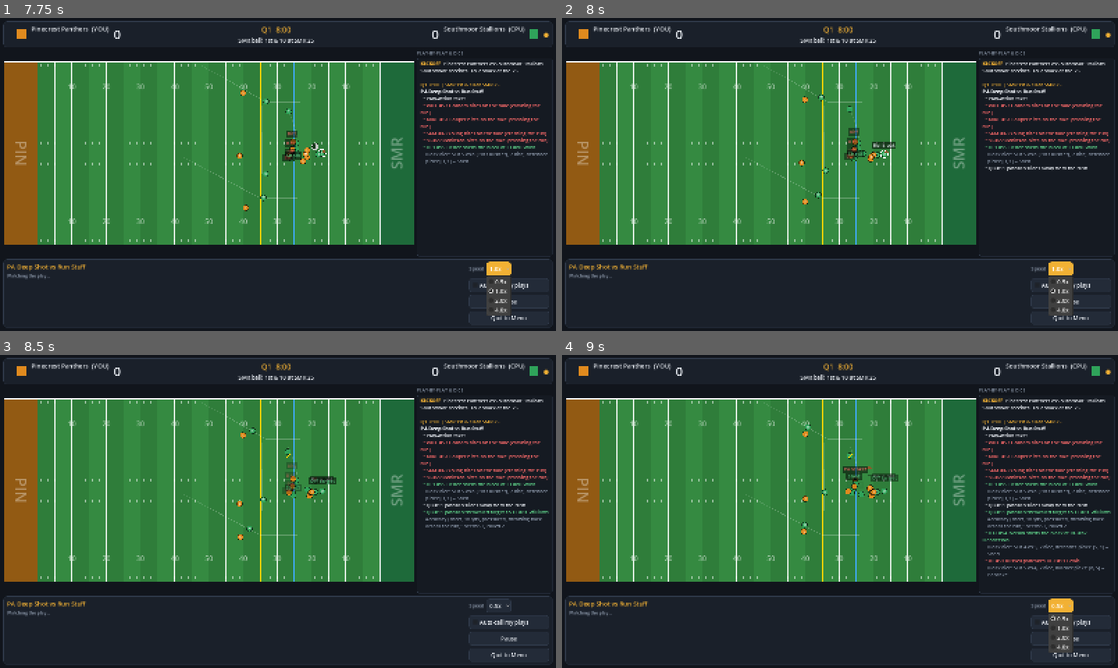
Above: before the commit, frames 1-4 (two rows, left to right).
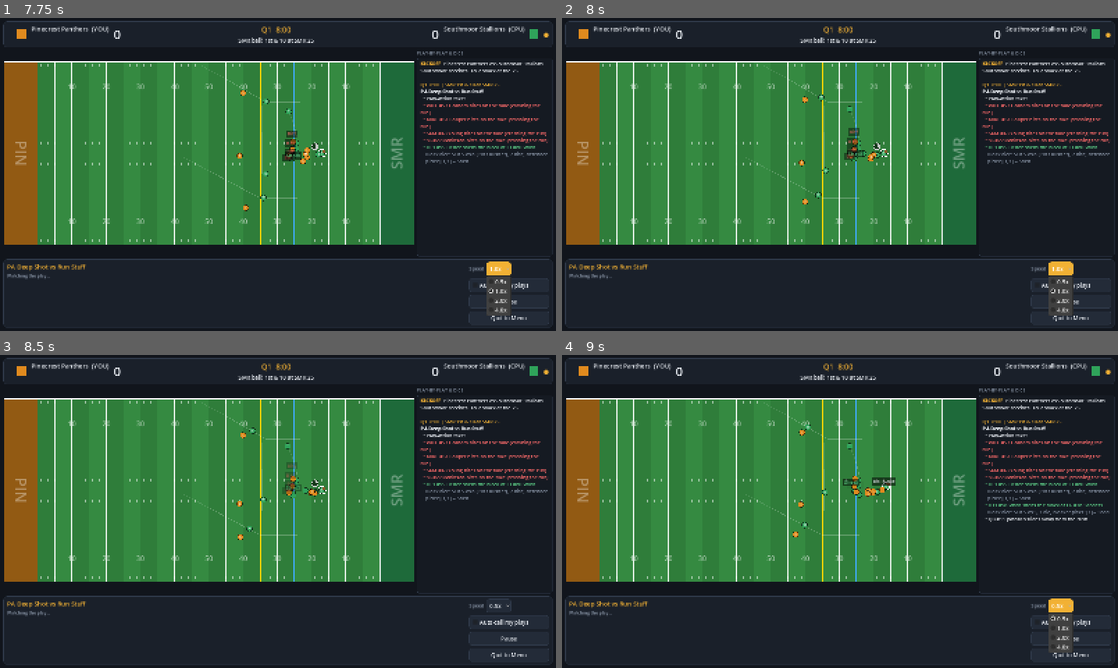
Above: after the commit, the same moments.

Repository: kylebess9/CollegeFootballGame
Game: Godot game, scene res://scenes/main.tscn
Same seed, same stepped clock (60 frames per second), same inputs: the game is played once before the commit and once after it.
Inputs:
- Up to frame 1 (7.75 s): click "New Random Teams" at 0.5 s; click "New Random Teams" at 1.25 s; click "8 minutes" at 2 s; click "Debug Mode" at 2.75 s; click "KICK OFF" at 3.5 s; click "4-3" at 4.25 s; click "< Formations" at 5 s; click "4-3 Box" at 5.75 s; click "Run Stuff" at 6.5 s; click "1.0x" at 7.25 s
- Up to frame 2 (8 s): no input
- Up to frame 3 (8.5 s): click "Auto-call my plays" at 8 s
- Up to frame 4 (9 s): click "0.5x" at 8.75 s

Frame 1 is identical in both runs. In frame 2, 0.3% of the frame differs, in the area x 55-95%, y 39-49%; in frame 3, 0.7%; in frame 4, 1.8%, in the area x 41-99%, y 23-71%.

Commit message:
Rate-limit the QB's threat check and make a rollout commit
QB_THREAT_CHECK_INTERVAL (0.6s) is how often he assesses the rush; between
looks he reads normally and acts on what he last saw. ROLLOUT_READ_DELAY
(1.2s) is how long a scrambling QB runs heads-down: no read, no read clock
and no throw until he's clear, so a rollout is a commitment.

Co-Authored-By: Claude Opus 5 <noreply@anthropic.com>
Claude-Session: https://claude.ai/code/session_01LF3PxMFWrWaf8n8UppCg3o

Diff:
--- a/scripts/sim/play_sim.gd
+++ b/scripts/sim/play_sim.gd
@@ -42,6 +42,8 @@
 const OPEN_THRESHOLD := 1.8
 const MIN_SCRAMBLE_SPEED := 3 # a QB with at least this Speed is a playmaker: he rolls out of a threatened pocket. Slower ones stand and throw
 const THREAT_RANGE := 3.5     # a free rusher this close has the QB's attention (before he's actually pressured)
+const QB_THREAT_CHECK_INTERVAL := 0.6 # interval in which the QB assesses potential rushing threats
+const ROLLOUT_READ_DELAY := 1.2 # initial delay before a scrambling QB will look downfield: no throws or reads until then
 const ROLLOUT_MIN_TIME := 0.7 # ...but not before the line has had a moment to engage
 const PANIC_OPEN_BASE := -0.6 # a threatened pocket QB throws to anyone with at least this much room, plus...
 const PANIC_OPEN_PER_SPD := 0.3 # ...this per point of Speed, so the slowest panic the most
@@ -107,7 +109,10 @@
 var read_timer := 0.0
 var read_time := 0.0 # how long the current read lasts in all (read_timer counts it down)
 var read_noise := 0.0
-var under_pressure := false
+var under_pressure := false # the rush was on him as of his last threat check
+var threat_dist := INF      # how far off the nearest free rusher was at that check
+var threat_checked_at := -99.0
+var rollout_reading := false # a rolling QB has waited out ROLLOUT_READ_DELAY and is looking again
 var handed_off := false
 var run_side := 1
 var run_side_fixed := false # true when the RB lines up off to one side, so he always goes that way
@@ -578,22 +583,27 @@
 # ---------------------------------------------------------------- QB decisions
 
 func _qb_decide() -> void:
-	var threat := _nearest_free_opponent(qb)
-	var threat_dist: float = INF if threat == null else threat.pos.distance_to(qb.pos)
-	under_pressure = threat_dist < 1.3 + 0.3 * qb.r("awr")
+	# He only looks at the rush every QB_THREAT_CHECK_INTERVAL, and acts on what he saw then.
+	var checking := t >= threat_checked_at + QB_THREAT_CHECK_INTERVAL
+	if checking:
+		threat_checked_at = t
+		var threat := _nearest_free_opponent(qb)
+		threat_dist = INF if threat == null else threat.pos.distance_to(qb.pos)
+		under_pressure = threat_dist < 1.3 + 0.3 * qb.r("awr")
+	var threatened := checking and threat_dist < THREAT_RANGE and t >= ROLLOUT_MIN_TIME
 
 	if qb_state == "drop":
 		if qb.pos.distance_to(qb_set) < 0.4 and t >= pass_play.read_start:
 			qb_state = "read"
 			_start_read(0)
-		elif threat_dist >= THREAT_RANGE or t < ROLLOUT_MIN_TIME:
+		elif not threatened:
 			return
 
 	var reads := pass_play.reads
 	if qb_state == "rollout":
 		_rollout_decide()
 		return
-	if threat_dist < THREAT_RANGE and t >= ROLLOUT_MIN_TIME:
+	if threatened:
 		if qb.r("spd") >= MIN_SCRAMBLE_SPEED:
 			# A playmaker gets off the spot and looks for a play on the move.
 			_start_rollout(_rollout_side())
@@ -649,13 +659,19 @@
 	return ROLLOUT_OPEN_BASE + ROLLOUT_OPEN_PER_SPD * float(qb.r("spd") - MIN_SCRAMBLE_SPEED)
 
 
-## The playmaking QB on the move with the ball, still reading. He throws only into real room
-## (_rollout_open), since a throw back across his run costs speed and accuracy. Once he's out of
-## the pocket with nothing like that open, he tucks it and runs if there's a lane. Cornered, he
-## takes whatever is there, or throws it away.
+## The playmaking QB on the move with the ball. He committed to getting out, so for the first
+## ROLLOUT_READ_DELAY he just runs: no looking downfield, no throw. After that he throws only into
+## real room (_rollout_open), since a throw back across his run costs speed and accuracy. Once he's
+## out of the pocket with nothing like that open, he tucks it and runs if there's a lane. Cornered,
+## he takes whatever is there, or throws it away.
 func _rollout_decide() -> void:
 	if roll_out_at < 0.0 and absf(qb.pos.y - ball_y) > POCKET_HALF_WIDTH:
 		roll_out_at = t
+	if t < roll_started + ROLLOUT_READ_DELAY:
+		return
+	if not rollout_reading:
+		rollout_reading = true
+		_start_read(0)
 	var out := roll_out_at >= 0.0
 	var near_sideline := qb.pos.y < SIDELINE_ROOM or qb.pos.y > FIELD_W - SIDELINE_ROOM
 	var best := _best_option()
@@ -710,9 +726,9 @@
 		roll_dir = Vector2(minf(away.x, 0.0) * 0.6, side).normalized()
 	roll_out_at = -1.0
 	roll_started = t
+	rollout_reading = false
 	qb.job = "rollout"
 	_log("%s slides away from the rush" % qb.tag(), qb.pos, -1, "", "Rolls out")
-	_start_read(0)
 
 
 func _start_read(i: int) -> void:
@@ -732,6 +748,8 @@
 func current_read() -> SimActor:
 	if pass_play == null or not qb_state in ["read", "rollout"] or done:
 		return null
+	if qb_state == "rollout" and not rollout_reading:
+		return null # heads down, getting out of the pocket
 	return slots.get("O:" + pass_play.reads[read_index])
 
 
@@ -744,6 +762,8 @@
 	if qb_state == "drop":
 		var left := 0.0 if pass_play.read_start <= 0.0 else clampf(1.0 - t / pass_play.read_start, 0.0, 1.0)
 		return {"phase": "drop", "left": left}
+	if qb_state == "rollout" and not rollout_reading:
+		return {}
 	if qb_state in ["read", "rollout"]:
 		return {"phase": "read", "left": clampf(read_timer / maxf(read_time, 0.01), 0.0, 1.0)}
 	return {}
--- a/tests/pass_speed_check.gd
+++ b/tests/pass_speed_check.gd
@@ -23,7 +23,7 @@
 	var b := gen.make_team(1, Color.RED)
 	var pb := Playbook.make_default()
 	var qb: FootballPlayer = a.depth_chart()["QB"]
-	qb.ratings["spd"] = PlaySim.MIN_SCRAMBLE_SPEED # slower QBs throw a pressured pass away instead
+	qb.ratings["spd"] = 1 # a pocket QB stands in and throws pressured passes; a faster one rolls out
 
 	var weak := {}
 	var strong := {}
--- a/tests/scramble_check.gd
+++ b/tests/scramble_check.gd
@@ -5,6 +5,8 @@
 ##   within PlaySim.THREAT_RANGE, and never drifts up toward the line while doing it,
 ## - a slower QB never leaves the spot and never tucks and runs: he stands in and takes a tighter
 ##   window (_panic_open, under OPEN_THRESHOLD) or throws it away,
+## - he assesses the rush only every PlaySim.QB_THREAT_CHECK_INTERVAL,
+## - he runs heads-down for PlaySim.ROLLOUT_READ_DELAY after committing: no read, no clock, no throw,
 ## - a rolling QB wants more room than OPEN_THRESHOLD before he throws, and tucks it and runs out
 ##   of the pocket when nobody has that much,
 ## - a rolling QB keeps reading, and ends it with a throw, a tuck-and-run or a throw-away,
@@ -38,6 +40,8 @@
 	var slow_runs := 0
 	var fast_runs := 0
 	var rolled_unpressured := 0
+	var blind_breaks := 0
+	var check_gap_breaks := 0
 	var ends := {}
 	var with_run := 0
 	var rolled_sacks := 0
@@ -54,9 +58,22 @@
 				var roll_x := 0.0
 				var ran := false
 				var guard := 0
+				var roll_at := -1.0
+				var last_check := -99.0
 				while not sim.done and guard < 900:
 					sim.step()
 					guard += 1
+					if sim.threat_checked_at > last_check:
+						if last_check > -90.0 and sim.threat_checked_at - last_check < PlaySim.QB_THREAT_CHECK_INTERVAL - 0.001:
+							check_gap_breaks += 1
+						last_check = sim.threat_checked_at
+					if sim.qb_state == "rollout" and roll_at < 0.0:
+						roll_at = sim.t
+					if roll_at >= 0.0 and sim.t < roll_at + PlaySim.ROLLOUT_READ_DELAY:
+						# Heads down: no read, no clock, and the ball can't be gone.
+						if sim.current_read() != null or not sim.read_clock().is_empty() \
+								or sim.qb_state in ["windup", "thrown"]:
+							blind_breaks += 1
 					if sim.qb_state == "scramble":
 						ran = true
 					if sim.qb_state == "rollout":
@@ -89,6 +106,8 @@
 	_expect(slow_runs == 0, "and never tucks and runs")
 	_expect(fast_runs > 0, "a rolling QB tucks it and runs when nobody has real room")
 	_expect(rolled_unpressured == 0, "and only once a rusher is close")
+	_expect(check_gap_breaks == 0, "he assesses the rush no more often than QB_THREAT_CHECK_INTERVAL")
+	_expect(blind_breaks == 0, "and runs heads-down through ROLLOUT_READ_DELAY: no read, clock or throw")
 	_expect(max_forward < 0.5, "and he never drifts up toward the line (most forward: %.2f yds)" % max_forward)
 	_expect(ends.size() > 1, "a rollout ends more than one way (throw, run, sack...)")
 	_expect(with_run > 0, "rollout throws are made on the run")
